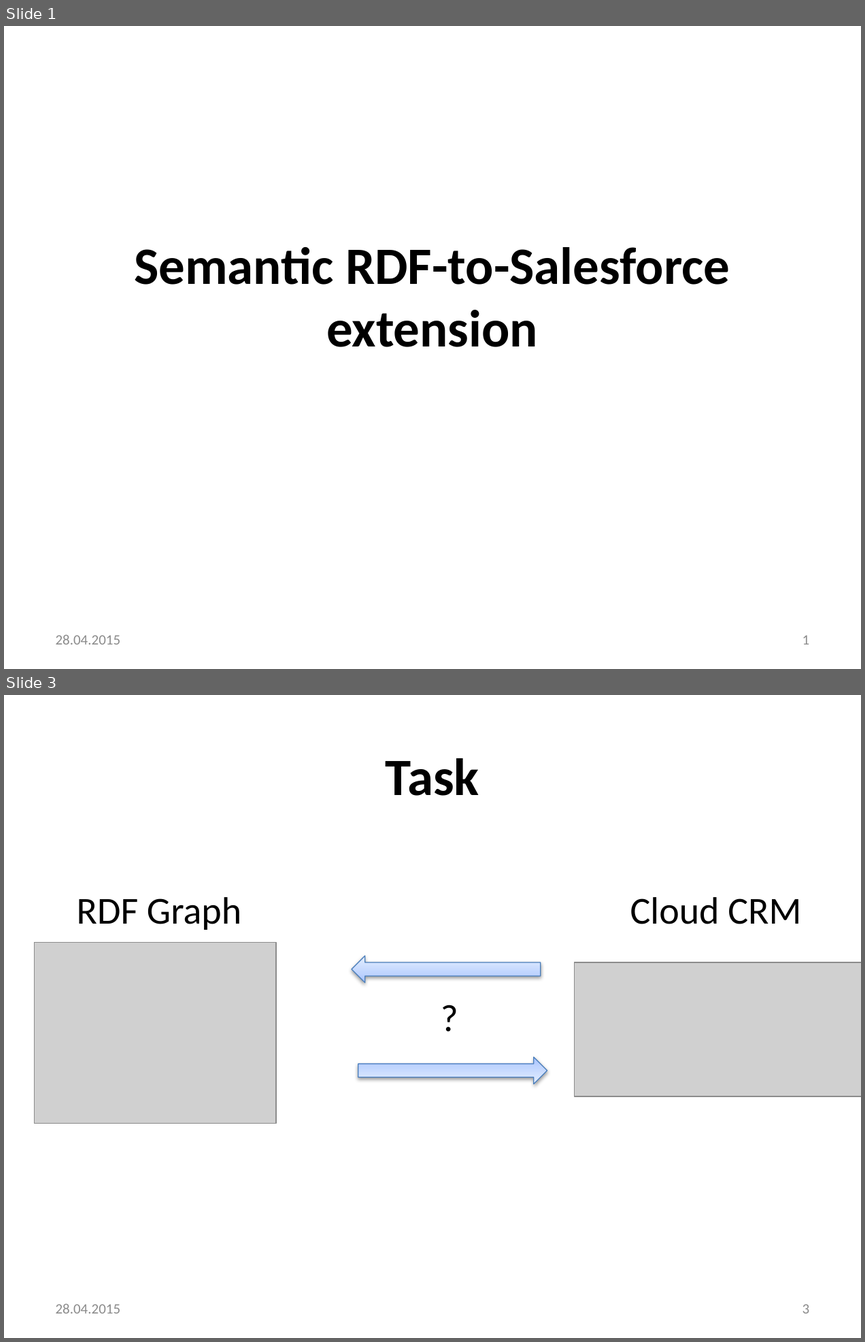
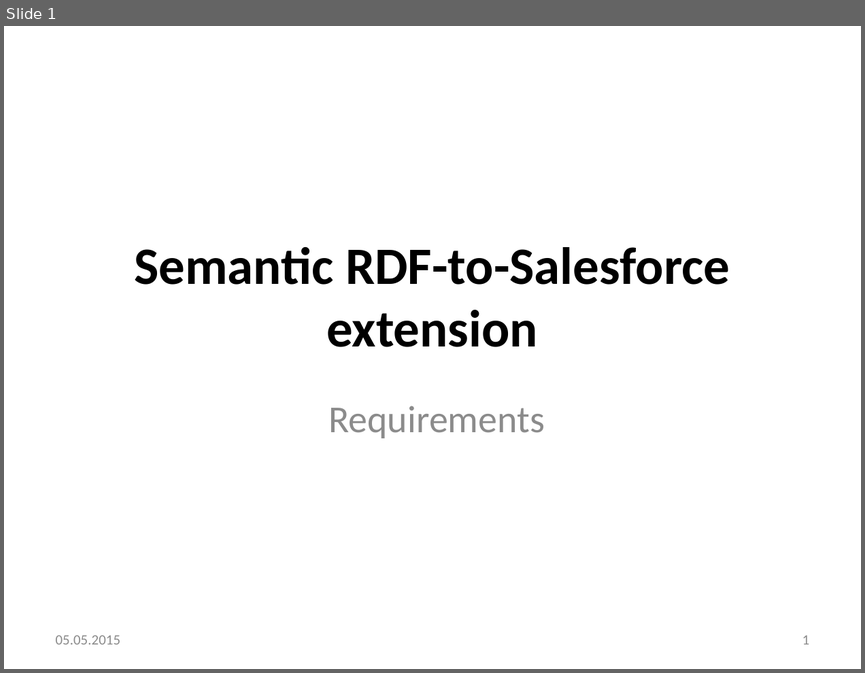
Before and after one commit to omarrana/testing, a slide deck: presentations/requirments_specification.pptx. Shown one above the other, each under a label of ours: slides 1 and 3 before the commit, slide 1 after it; the slides between them are not shown. The pictures are 865x1342 and 865x673 pixels, drawn with LibreOffice and Linux fonts; fonts in the diff are those of the drawing; grey boxes stand for pictures; background and template pictures are left out. Boxes give left, top, right and bottom in pixels: in the first picture for what was removed or moved away, otherwise in the second. Text is boxed around its words. In the diff, an @@ line names an element or a change of style, - is before the commit and + after.

Commit message:
updated requirement presentation

```diff
--- a/presentations/requirments_specification.pptx
+++ b/presentations/requirments_specification.pptx
@@ slide 3 removed at (x1=4, y1=695, x2=861, y2=1338), background #FFFFFF @@
@@ title removed at (x1=385, y1=758, x2=479, y2=796) @@
-Task
@@ text removed at (x1=77, y1=897, x2=241, y2=930) @@
-RDF Graph
@@ text removed at (x1=630, y1=897, x2=801, y2=924) @@
-Cloud CRM
@@ picture removed at (x1=34, y1=942, x2=275, y2=1123) @@
@@ left arrow removed at (x1=352, y1=955, x2=541, y2=982) @@
@@ picture removed at (x1=574, y1=962, x2=861, y2=1096) @@
@@ text removed at (x1=352, y1=989, x2=547, y2=1045) @@
-?
@@ left arrow removed at (x1=358, y1=1057, x2=547, y2=1083) @@
@@ text removed at (x1=56, y1=1304, x2=121, y2=1313) @@
-28.04.2015
@@ page number removed at (x1=802, y1=1304, x2=810, y2=1313) @@
-3
@@ slide 1 changed as well @@
@@ subtitle added at (x1=328, y1=405, x2=545, y2=438), 32 pt, text #8C8C8C @@
+Requirements
@@ text at (x1=56, y1=635, x2=121, y2=644): text changed @@
-28.04.2015
+05.05.2015
```
Also in this commit, not shown: 1 other slide changed, 7 slides added, 2 other slides removed.
